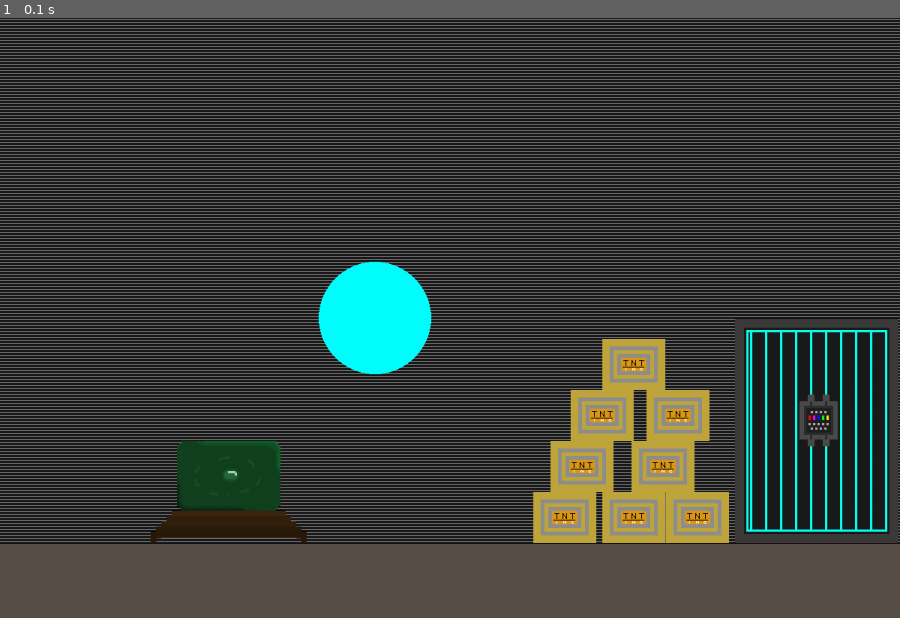
Above: before the commit, frame 1.
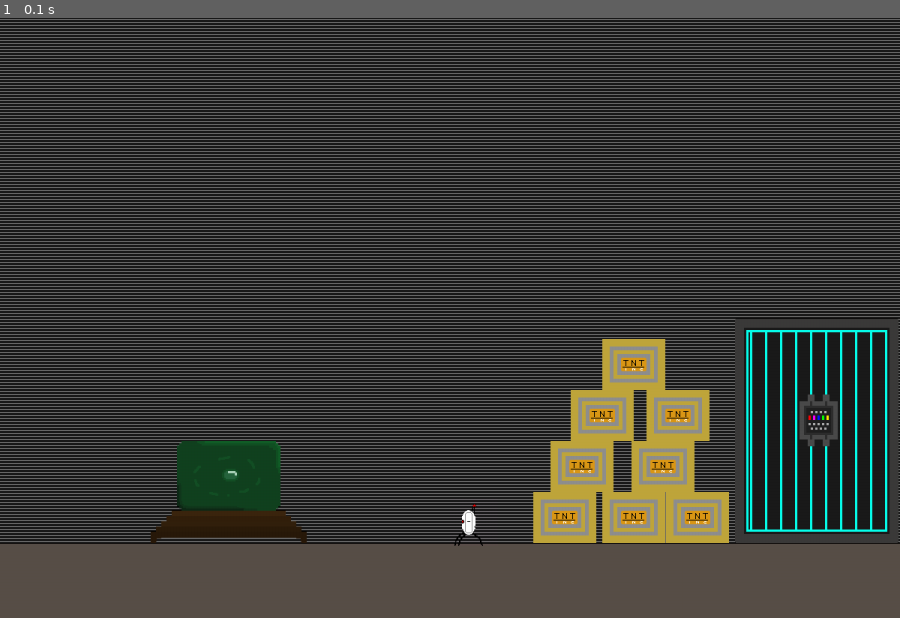
Above: after the commit, the same moment.

Repository: dmtcrafter/Pygame_Exterminator
Game: pygame game, started from game.py
The game is run twice, just before and just after one commit, with the same random seed, the same clock (stepped at 60 frames per second) and the same inputs.
Inputs:
- Up to frame 1 (0.1 s): no input

The runs differ from the first frame. In frame 1, 1.9% of the frame differs, in the area x 35-54%, y 40-88%.

Commit message:
5/31/2022 3:26 DMT

Diff:
--- a/game.py
+++ b/game.py
@@ -1,5 +1,16 @@
 import pygame
 from sys import exit
+
+from pygame.locals import (
+    K_UP,
+    K_DOWN,
+    K_LEFT,
+    K_RIGHT,
+    K_ESCAPE,
+    K_SPACE,
+    KEYDOWN,
+    QUIT,
+)
 
 pygame.init()
 
@@ -8,19 +19,25 @@
 screen = pygame.display.set_mode((screen_width, screen_height))
 pygame.display.set_caption('Py_Exterminator')
 pygame.display.set_icon(pygame.image.load('./assets/images/icon.png'))
+background = pygame.image.load('./assets/images/background_1.png')
 
-background = pygame.image.load('./assets/images/background_1.png')
 running = True
 while running:
 
     for event in pygame.event.get():
-        if event.type == pygame.QUIT:
-            running = False
-            exit()
+        if event.type == KEYDOWN:
+            if event.key == K_ESCAPE:
+                running = False
+                exit()
+
+            elif event.type == QUIT:
+                running = False
+                exit()
 
     screen.blit(background, (0, 0))
 
-    pygame.draw.circle(screen, (0, 255, 255), (500, 400), 75)
+    turret = pygame.image.load('./assets/images/turret_open.png')
+    screen.blit(turret, (600, 640))
 
     pygame.display.flip()
 
